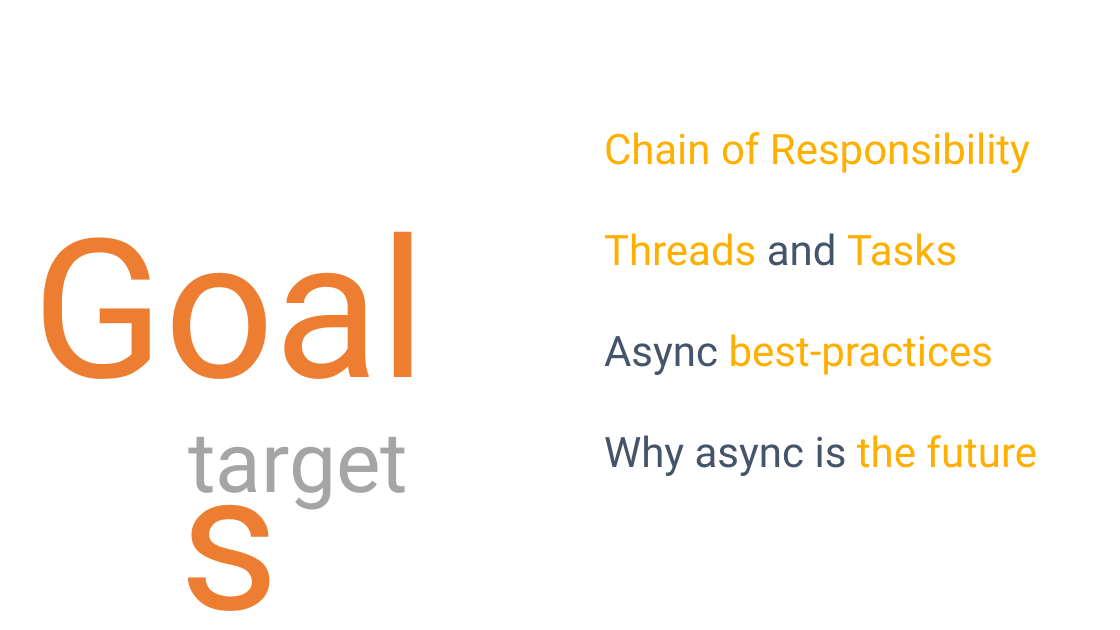
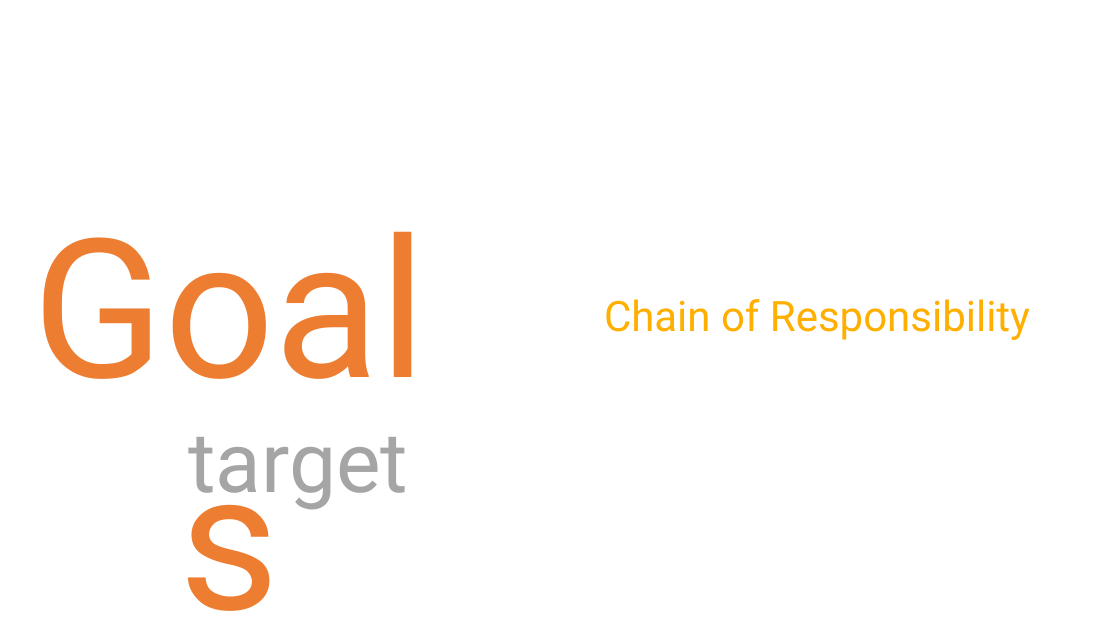
Before and after one commit to danielmarbach/async-dolls, a slide deck: slide 3 of presentation.pptx. Drawn at 1120x630 pixels with LibreOffice and Linux fonts; fonts in the diff are those of the drawing. Boxes give left, top, right and bottom in pixels: in the first picture for what was removed or moved away, otherwise in the second. Text is boxed around its words. In the diff, an @@ line names an element or a change of style, - is before the commit and + after.

```diff
--- a/presentation.pptx
+++ b/presentation.pptx
@@ text at <box>604,233,1037,476</box>: paragraphs removed @@
-Threads and Tasks
-Async best-practices
-Why async is the future
@@ text "Chain of Responsibility": place and size @@
-text "Chain of Responsibility" at <box>604,132,1037,476</box>
+text "Chain of Responsibility" at <box>604,299,1030,340</box>
```
Also in this commit, not shown: 1 other file.
